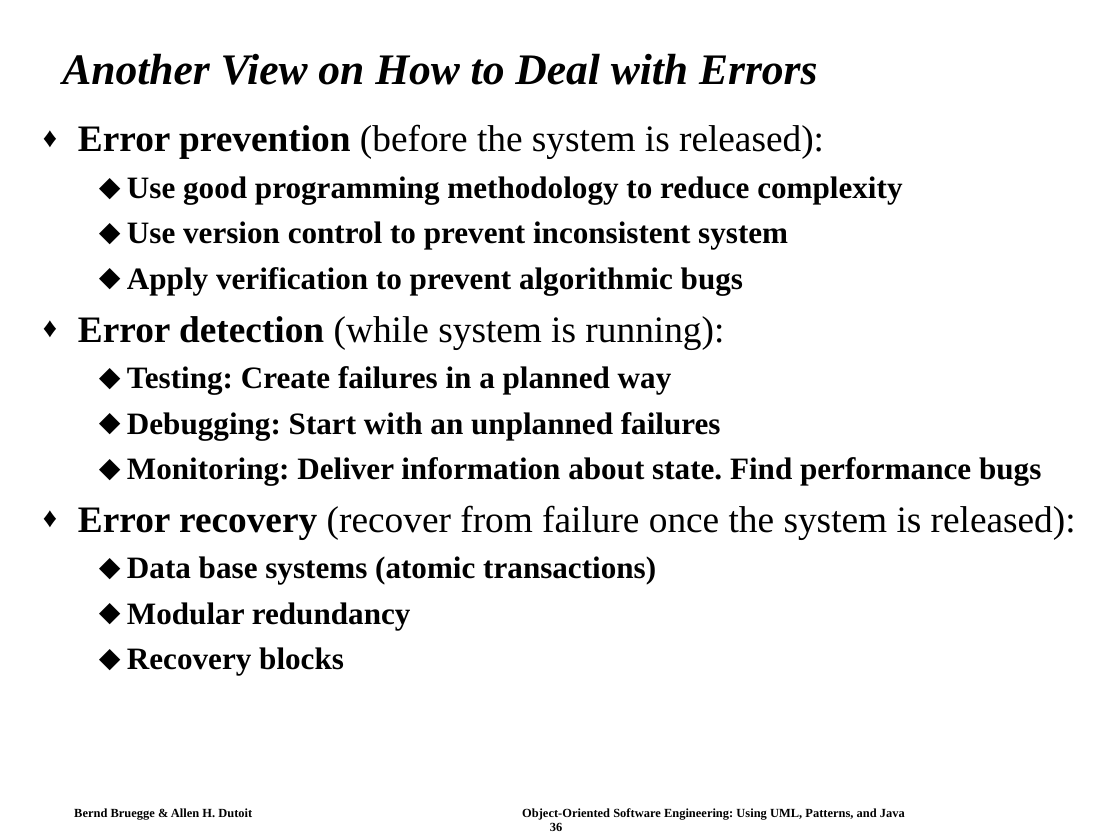
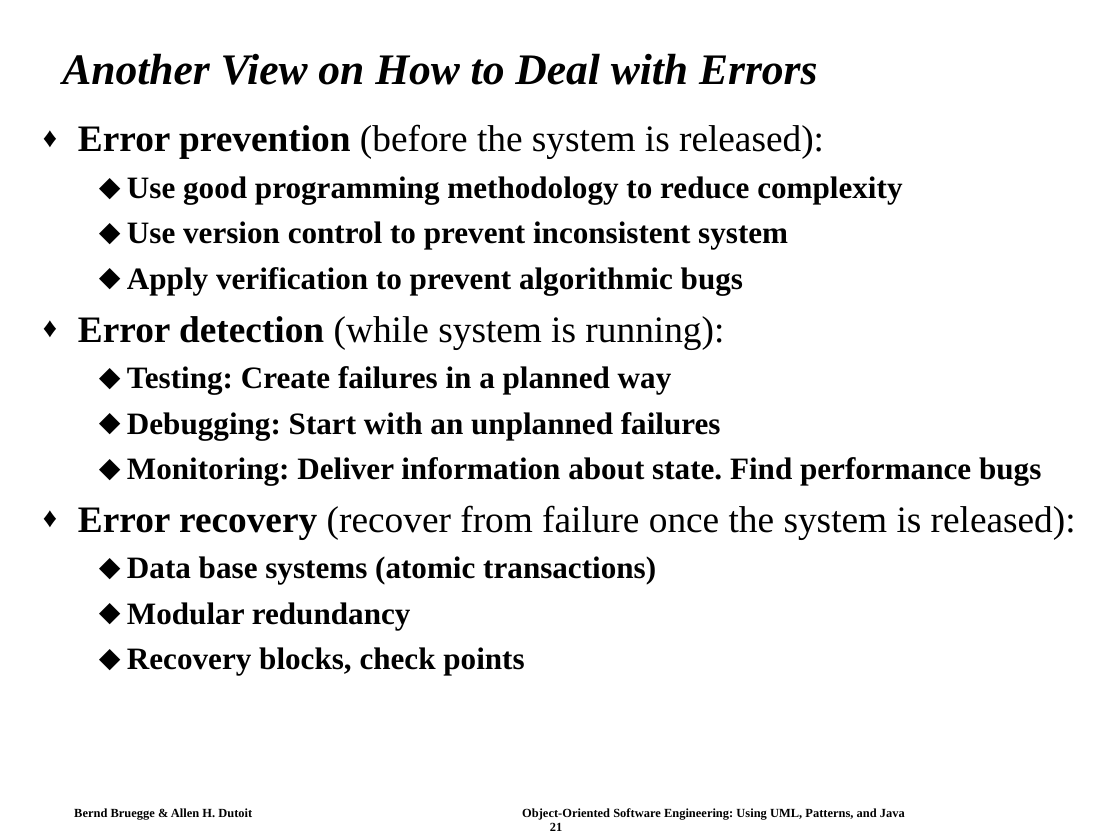
Before and after one commit to swtv-kaist/cs350-fall25, a slide deck: slide 21 of slides/lec21-ch11-testing-OOSE.ppt (slide 36 before the commit). Drawn at 1120x840 pixels with LibreOffice and Linux fonts; fonts in the diff are those of the drawing. Boxes give left, top, right and bottom in pixels: in the first picture for what was removed or moved away, otherwise in the second. Text is boxed around its words. In the diff, an @@ line names an element or a change of style, - is before the commit and + after.

```diff
--- a/slides/lec21-ch11-testing-OOSE.ppt
+++ b/slides/lec21-ch11-testing-OOSE.ppt
@@ text at [127, 647, 524, 675]: text changed @@
-  ⬥ Recovery blocks
+  ⬥ Recovery blocks, check points
@@ text at [74, 808, 905, 831]: text changed @@
-Bernd Bruegge & Allen H. Dutoit Object-Oriented Software Engineering: Using UML, Patterns, and Java 36
+Bernd Bruegge & Allen H. Dutoit Object-Oriented Software Engineering: Using UML, Patterns, and Java 21
```
Also in this commit, not shown: 8 other slides changed, 10 slides added, 22 slides removed, 1 other file.
